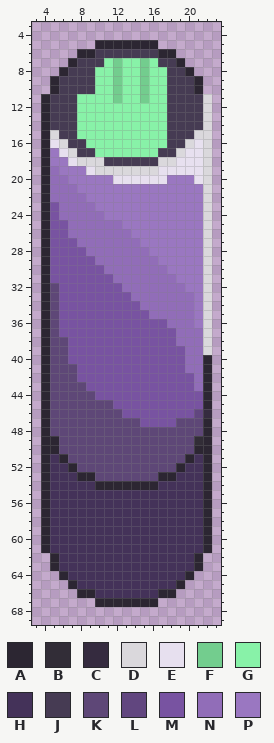
Two states of a sprite sheet, Assets/Sprites/Environment/Switch.png. Above is the file before it was changed.
The file is 29x70 pixels. Colours within 5 levels of each other are drawn and written as one. Shown: x 3..23, y 3..69.
Palette (. is transparent): A #2c2632  B #322d37  C #352b3f  D #dad8dc  E #e7e0ef  F #73cd8e  G #88f2a8  H #443259  J #463b53  K #5e4777  L #61467f  M #7853a1  N #916db8  P #9a77c1
After:
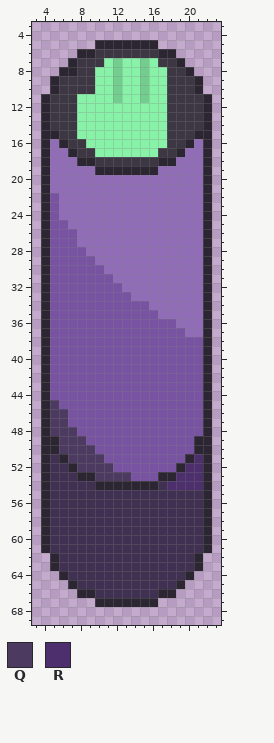
Colours new in this view: Q #4d3a61  R #4c2f6c
Difference:
@@ palette @@
-H #443259
+H #403052
-J #463b53
+J #3d3744
@@ x 3..23 @@
  7 ....AJJJGFGGFGJJA....
- 8 ...AJJJGGFGGFGGJJA...
+ 8 ...AAJJGGFGGFGGJJA...
  9 ..AJJJJGGFGGFGGJJJA..
 10 ..AJJJJGGFGGFGGJJJA..
-11 .AJJJGGGGFGGFGGJJJJD.
-12 .AJJJGGGGGGGGGGJJJJD.
-13 .AJJJGGGGGGGGGGJJJJD.
-14 .AJJJGGGGGGGGGGJJJJD.
-15 .ADJJGGGGGGGGGGJJJDD.
-16 .AEDJJGGGGGGGGGJJDED.
-17 .APEDJJGGGGGGGJJDEED.
-18 .APPEDDDJJJJJJDDEEED.
-19 .ANPPPEDDDDDDDEEEEED.
-20 .ANNPPPPPEEEEEEPPPED.
-21 .ANNNPPPPPPPPPPPPPPD.
-22 .ANNNNPPPPPPPPPPPPPD.
-23 .AMNNNNPPPPPPPPPPPPD.
-24 .AMNNNNNPPPPPPPPPPPD.
-25 .AMMNNNNNNPPPPPPPPPD.
-26 .AMMNNNNNNNPPPPPPPPD.
-27 .AMMMNNNNNNNPPPPPPPD.
-28 .AMMMMNNNNNNNPPPPPPD.
-29 .AMMMMMNNNNNNNPPPPPD.
-30 .AMMMMMMNNNNNNNPPPPD.
-31 .AMMMMMMMNNNNNNNPPPD.
-32 .AKMMMMMMMNNNNNNNPPD.
-33 .AKMMMMMMMMNNNNNNNPD.
-34 .AKMMMMMMMMMNNNNNNPD.
-35 .AKMMMMMMMMMMNNNNNPD.
-36 .AKMMMMMMMMMMMMNNNPD.
-37 .AKMMMMMMMMMMMMMNNND.
-38 .AKKMMMMMMMMMMMMNNND.
-39 .AKKMMMMMMMMMMMMMNND.
-40 .AKKMMMMMMMMMMMMMNNA.
-41 .AKKKMMMMMMMMMMMMNNA.
-42 .AKKKMMMMMMMMMMMMMNA.
-43 .AKKKKMMMMMMMMMMMMNA.
-44 .AKKKKKMMMMMMMMMMMMA.
-45 .AKKKKKKKMMMMMMMMMMA.
-46 .AKKKKKKKKMMMMMMMMLC.
-47 .AKKKKKKKKKKMMMMKKKA.
-48 .AKKKKKKKKKKKKKKKKKA.
-49 .AAKKKKKKKKKKKKKKKBA.
-50 .AAKKKKKKKKKKKKKKKAA.
-51 .AHAKKKKKKKKKKKKKAHA.
-52 .AHHAKKKKKKKKKKKAHHA.
-53 .AHHHAAKKKKKKKAAHHHA.
-54 .AHHHHHAAAAAAAHHHHHA.
+11 .AJJJGGGGFGGFGGJJJJA.
+12 .AJJJGGGGGGGGGGJJJJA.
+13 .AJJJGGGGGGGGGGJJJJA.
+14 .AJJJGGGGGGGGGGJJJJA.
+15 .AAJJGGGGGGGGGGJJJAA.
+16 .ANAJJGGGGGGGGGJJANA.
+17 .ANNAJJGGGGGGGJJANNA.
+18 .ANNNAAJJJJJJJAANNNA.
+19 .ANNNNNAAAAAAANNNNNA.
+20 .ANNNNNNNNNNNNNNNNNA.
+21 .ANNNNNNNNNNNNNNNNNA.
+22 .AMNNNNNNNNNNNNNNNNA.
+23 .AMNNNNNNNNNNNNNNNNA.
+24 .AMNNNNNNNNNNNNNNNNA.
+25 .AMMNNNNNNNNNNNNNNNA.
+26 .AMMMNNNNNNNNNNNNNNA.
+27 .AMMMNNNNNNNNNNNNNNA.
+28 .AMMMMNNNNNNNNNNNNNA.
+29 .AMMMMMNNNNNNNNNNNNA.
+30 .AMMMMMMNNNNNNNNNNNA.
+31 .AMMMMMMMNNNNNNNNNNA.
+32 .AMMMMMMMMNNNNNNNNNA.
+33 .AMMMMMMMMMNNNNNNNNA.
+34 .AMMMMMMMMMMMNNNNNNA.
+35 .AMMMMMMMMMMMMNNNNNA.
+36 .AMMMMMMMMMMMMMMNNNA.
+37 .AMMMMMMMMMMMMMMMNNA.
+38 .AMMMMMMMMMMMMMMMMMA.
+39 .AMMMMMMMMMMMMMMMMMA.
+40 .AMMMMMMMMMMMMMMMMMA.
+41 .AMMMMMMMMMMMMMMMMMA.
+42 .AMMMMMMMMMMMMMMMMMA.
+43 .AMMMMMMMMMMMMMMMMMA.
+44 .AMMMMMMMMMMMMMMMMMA.
+45 .AQMMMMMMMMMMMMMMMMA.
+46 .AQQMMMMMMMMMMMMMMMA.
+47 .AQQMMMMMMMMMMMMMMMA.
+48 .AQQQMMMMMMMMMMMMMMA.
+49 .AAQQQMMMMMMMMMMMMAA.
+50 .AAQQQQMMMMMMMMMMMAA.
+51 .AHAQQQQMMMMMMMMMARA.
+52 .AHHAQQQQMMMMMMMARRA.
+53 .AHHHAAQQQQMMMAARRRA.
+54 .AHHHHHAAAAAAAHRRRRA.
 55 .AHHHHHHHHHHHHHHHHHA.
Boxes around the changes in both pictures, in picture pixels (x1, y1, x2, y2):
changed: (50, 49, 212, 598)
